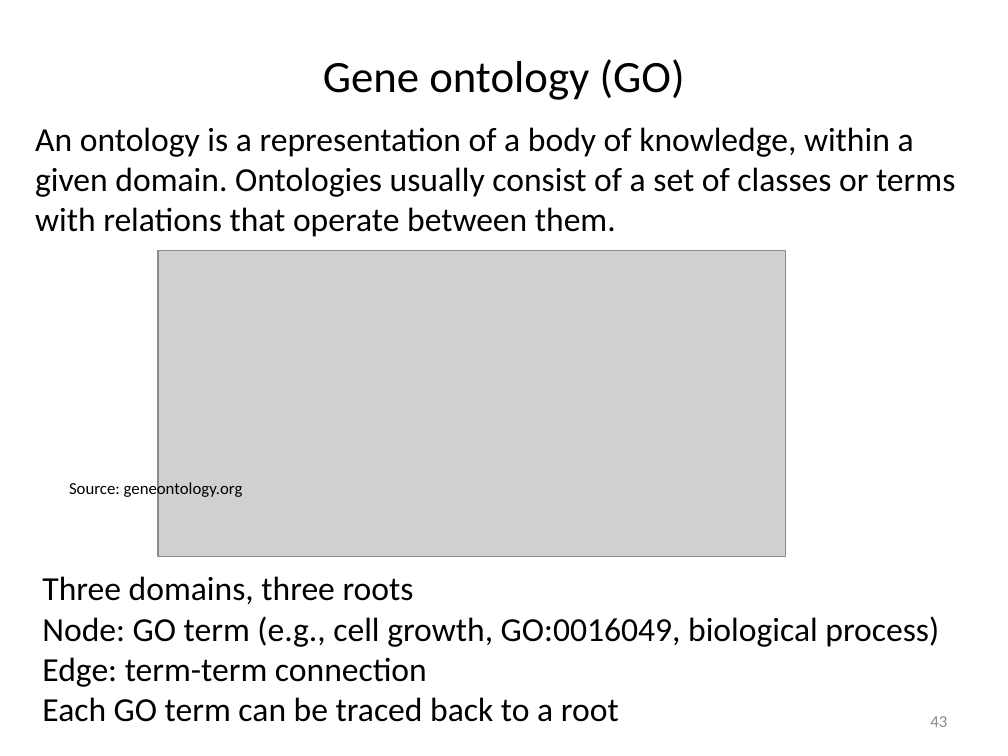
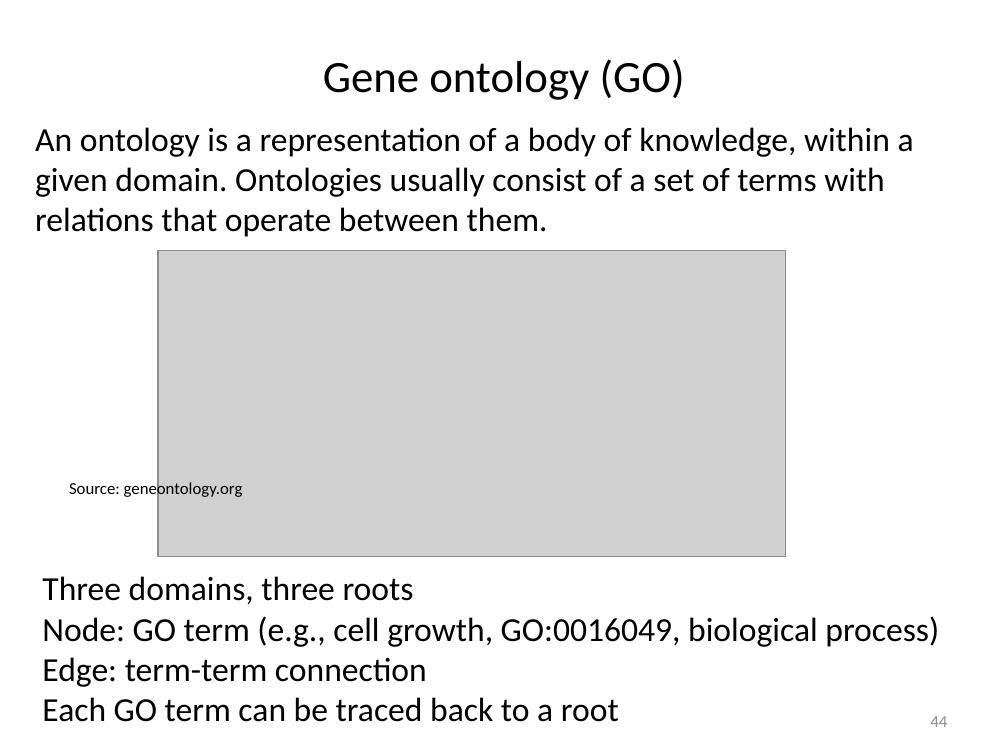
Before and after one commit to liu3zhenlab/teaching, a slide deck: slide 44 of PLPTH813Bioinformatis/2023/lectures/lecture16_DE.pptx (slide 43 before the commit). Drawn at 1008x756 pixels with LibreOffice and Linux fonts; fonts in the diff are those of the drawing; grey boxes stand for pictures. Boxes give left, top, right and bottom in pixels: in the first picture for what was removed or moved away, otherwise in the second. Text is boxed around its words. In the diff, an @@ line names an element or a change of style, - is before the commit and + after.

```diff
--- a/PLPTH813Bioinformatis/2023/lectures/lecture16_DE.pptx
+++ b/PLPTH813Bioinformatis/2023/lectures/lecture16_DE.pptx
@@ text at (35,127,914,237): text changed @@
-An ontology is a representation of a body of knowledge, within a given domain. Ontologies usually consist of a set of classes or terms with relations that operate between them.
+An ontology is a representation of a body of knowledge, within a given domain. Ontologies usually consist of a set of terms with relations that operate between them.
@@ page number at (930,716,947,727): text changed @@
-43
+44
```
Also in this commit, not shown: 14 other slides changed, 1 slide added, 4 other files.
